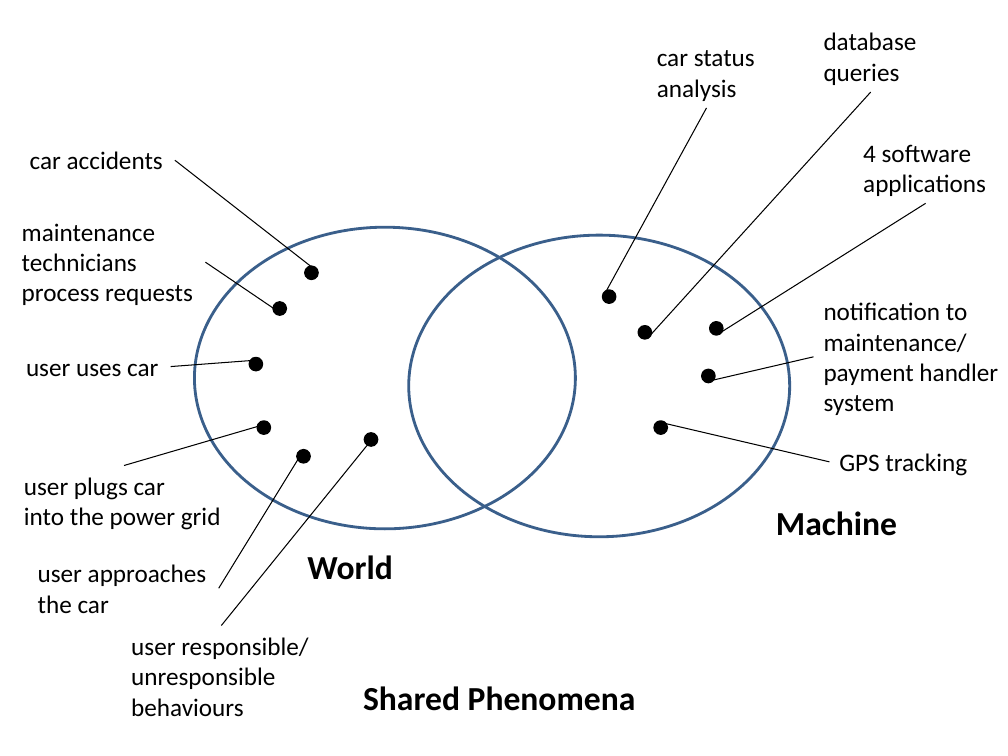
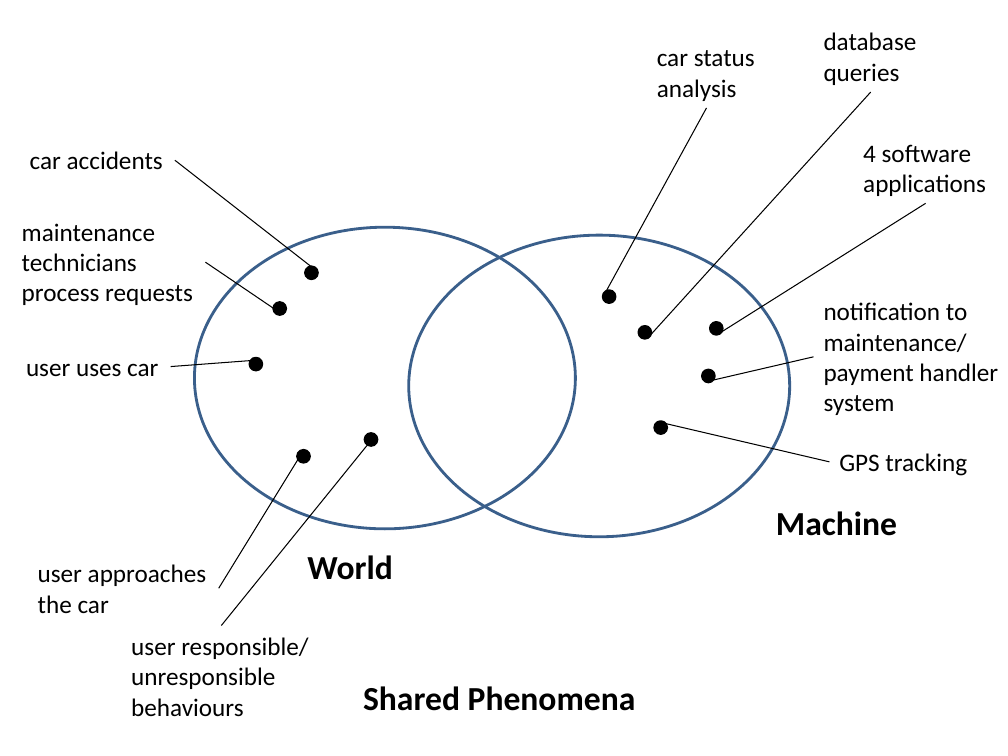
Before and after one commit to GiovanniScotti/PowerEnjoy-SEII-Project-Scotti-Trabucchi, a slide deck: slide 9 of DELIVERIES/RASD_Delivery_Presentation.pptx. Drawn at 1008x756 pixels with LibreOffice and Linux fonts; fonts in the diff are those of the drawing. Boxes give left, top, right and bottom in pixels: in the first picture for what was removed or moved away, otherwise in the second. Text is boxed around its words. In the diff, an @@ line names an element or a change of style, - is before the commit and + after.

```diff
--- a/DELIVERIES/RASD_Delivery_Presentation.pptx
+++ b/DELIVERIES/RASD_Delivery_Presentation.pptx
@@ line removed from (268, 423) to (124, 466) @@
@@ ellipse removed at (258, 421, 270, 433) @@
@@ text removed at (24, 477, 221, 530) @@
-user plugs car
-into the power grid
```
Also in this commit, not shown: 1 other slide changed.
